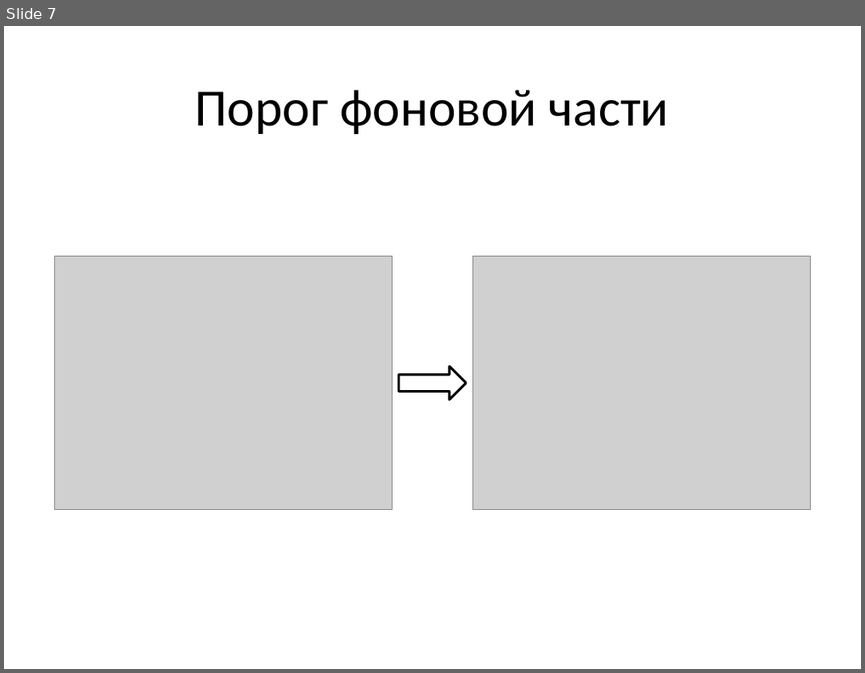
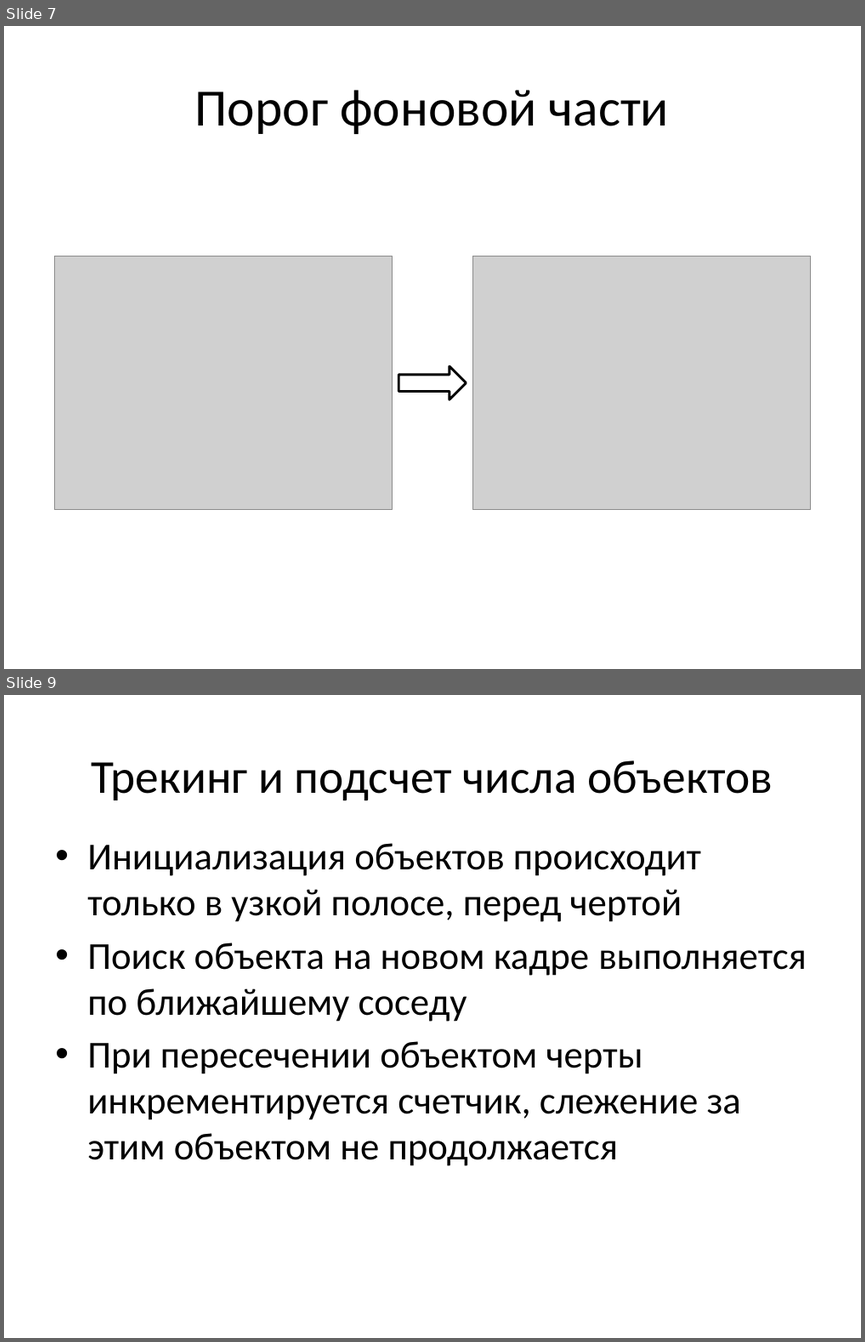
Before and after one commit to vladdimakov/cvclasses18, a slide deck: Course Project.pptx. Shown one above the other, each under a label of ours: slide 7 before the commit, slides 7 and 9 after it; the slides between them are not shown. The pictures are 865x673 and 865x1342 pixels, drawn with LibreOffice and Linux fonts; fonts in the diff are those of the drawing; grey boxes stand for pictures. Boxes give left, top, right and bottom in pixels: in the first picture for what was removed or moved away, otherwise in the second. Text is boxed around its words. In the diff, an @@ line names an element or a change of style, - is before the commit and + after.

```diff
--- a/Course Project.pptx
+++ b/Course Project.pptx
@@ slide 9 added at (x1=4, y1=695, x2=861, y2=1338), background #FFFFFF @@
@@ title added at (x1=92, y1=760, x2=772, y2=800), 39.6 pt, text #000000 @@
+Трекинг и подсчет числа объектов
@@ text added at (x1=87, y1=843, x2=806, y2=1166), 32 pt, text #000000 @@
+• Инициализация объектов происходит только в узкой полосе, перед чертой
+• Поиск объекта на новом кадре выполняется по ближайшему соседу
+• При пересечении объектом черты инкрементируется счетчик, слежение за этим объектом не продолжается
```
Also in this commit, not shown: 2 slides changed, 1 other slide added, 1 slide removed.
